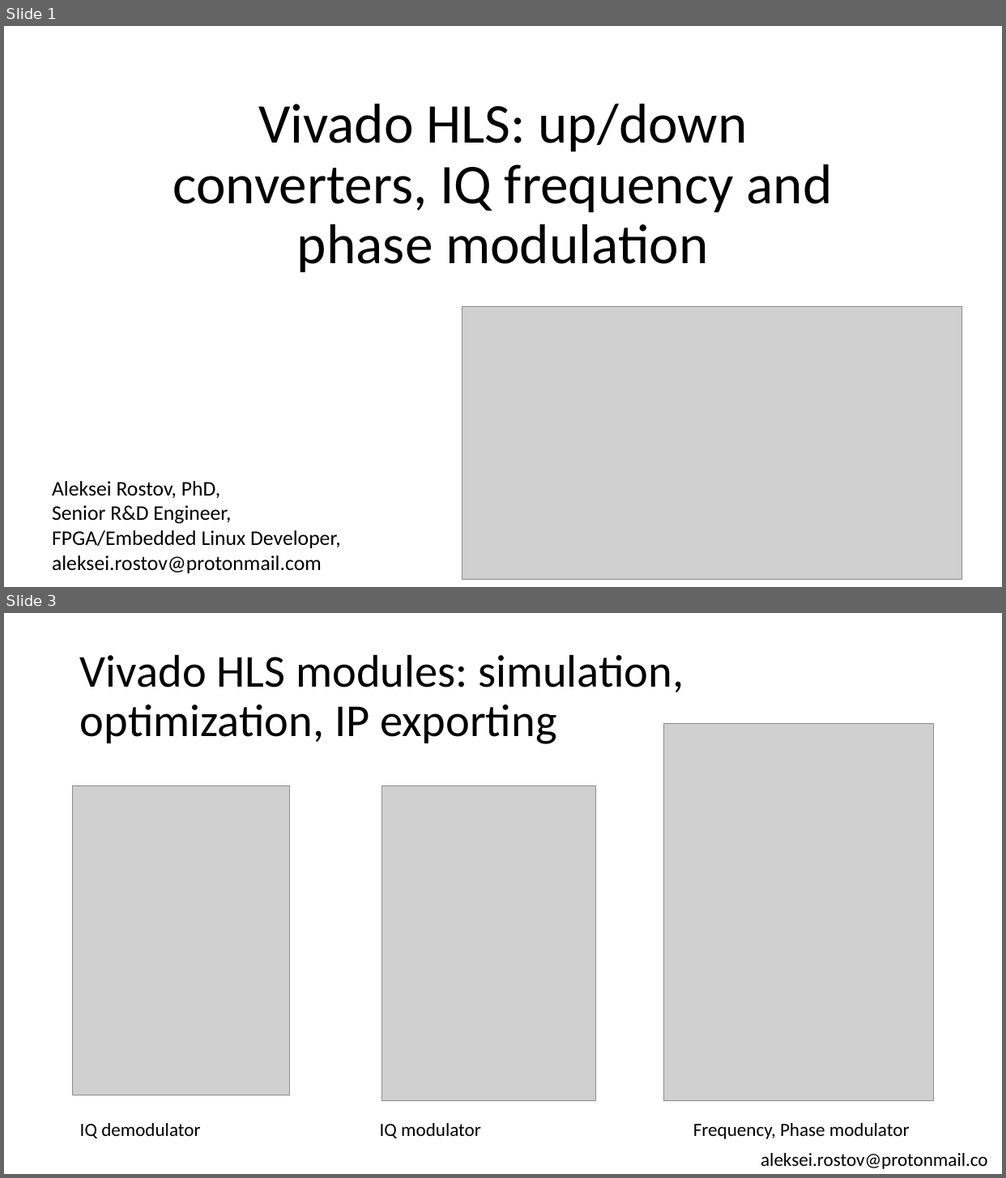
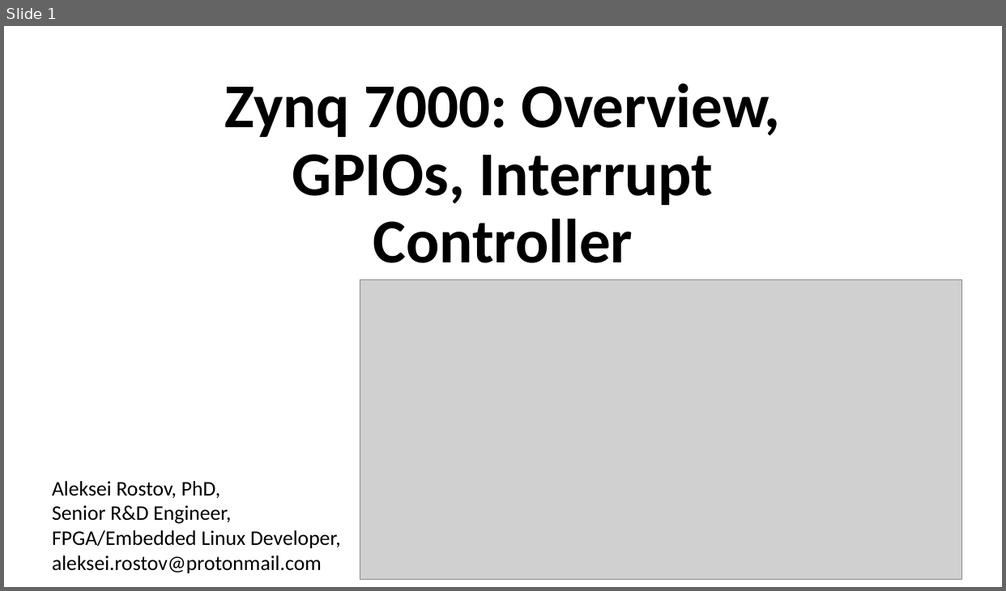
Before and after one commit to farbius/kb_radar_course, a slide deck: lesson_9/presentation/zynq_system_0v.pptx. Shown one above the other, each under a label of ours: slides 1 and 3 before the commit, slide 1 after it; the slides between them are not shown. The pictures are 1006x1178 and 1006x591 pixels, drawn with LibreOffice and Linux fonts; fonts in the diff are those of the drawing; grey boxes stand for pictures. Boxes give left, top, right and bottom in pixels: in the first picture for what was removed or moved away, otherwise in the second. Text is boxed around its words. In the diff, an @@ line names an element or a change of style, - is before the commit and + after.

```diff
--- a/lesson_9/presentation/zynq_system_0v.pptx
+++ b/lesson_9/presentation/zynq_system_0v.pptx
@@ slide 3 removed at box(4, 613, 1002, 1174), background #FFFFFF @@
@@ title removed at box(80, 654, 684, 744) @@
-Vivado HLS modules: simulation, optimization, IP exporting
@@ picture removed at box(663, 724, 933, 1101) @@
@@ picture removed at box(73, 786, 290, 1096) @@
@@ picture removed at box(382, 786, 595, 1101) @@
@@ text removed at box(80, 1123, 200, 1139) @@
-IQ demodulator
@@ text removed at box(380, 1123, 481, 1139) @@
-IQ modulator
@@ text removed at box(693, 1123, 910, 1139) @@
-Frequency, Phase modulator
@@ text removed at box(761, 1153, 987, 1169) @@
-aleksei.rostov@protonmail.com
@@ slide 1 changed as well @@
@@ title at box(225, 84, 781, 263): text changed; size 54 to 60 pt; bold on @@
-Vivado HLS: up/down converters, IQ frequency and phase modulation
+Zynq 7000: Overview, GPIOs, Interrupt Controller
@@ picture: place and size @@
-picture at box(462, 307, 962, 580)
+picture at box(360, 280, 962, 579)
```
Also in this commit, not shown: 1 other slide changed, 2 slides added, 1 other slide removed, 1 other file.
